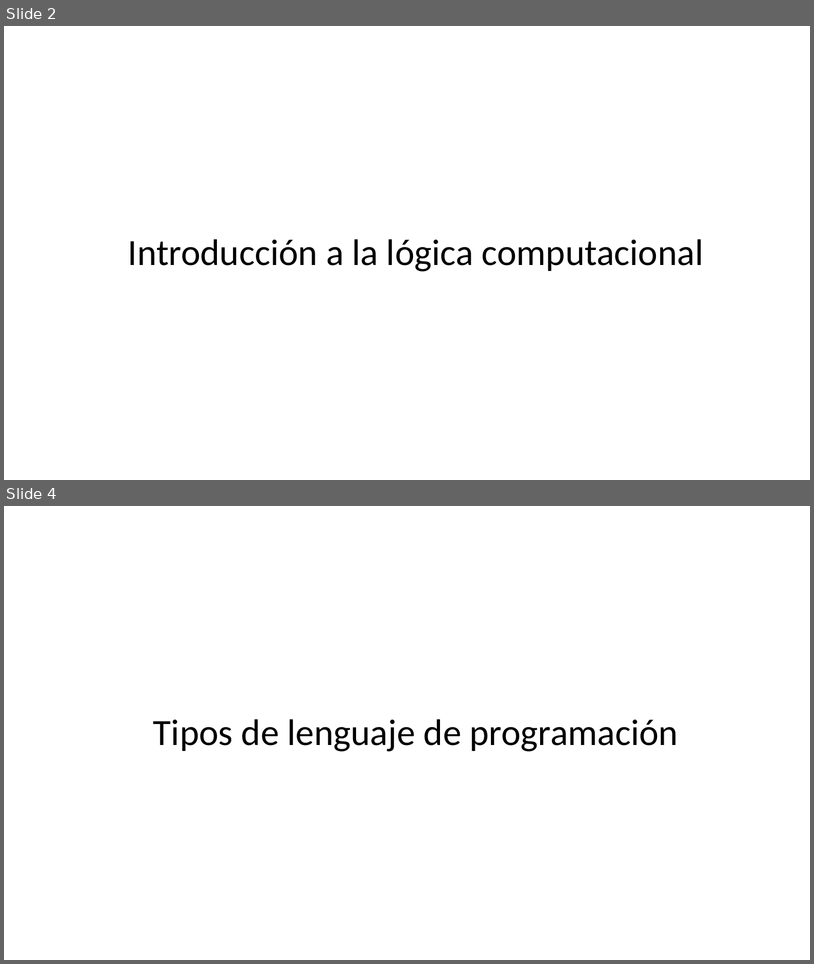
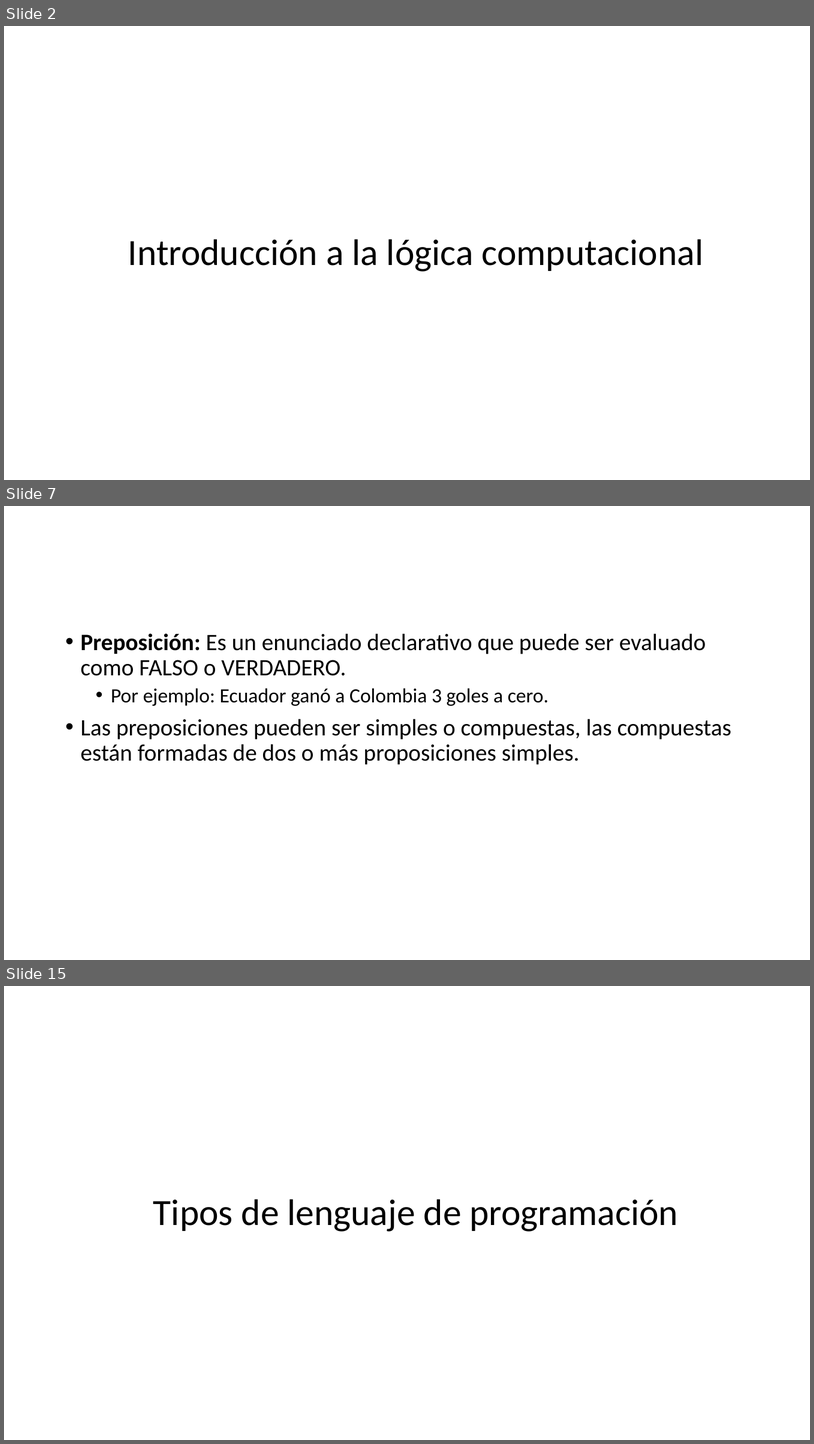
Before and after one commit to jcontrolresearch/StructuredProgramming, a slide deck: Slides/Chapter1-Overview/[1.1]Programming_Lenguages.pptx. Shown one above the other, each under a label of ours: slides 2 and 4 before the commit, slides 2, 7 and 15 after it; the slides between them are not shown. The pictures are 814x964 and 814x1444 pixels, drawn with LibreOffice and Linux fonts; fonts in the diff are those of the drawing. Boxes give left, top, right and bottom in pixels: in the first picture for what was removed or moved away, otherwise in the second. Text is boxed around its words. In the diff, an @@ line names an element or a change of style, - is before the commit and + after.

```diff
--- a/Slides/Chapter1-Overview/[1.1]Programming_Lenguages.pptx
+++ b/Slides/Chapter1-Overview/[1.1]Programming_Lenguages.pptx
@@ slide 7 added at <box>4,506,810,960</box>, background #FFFFFF @@
@@ text added at <box>81,633,732,765</box>, 28 pt, text #000000 @@
+• Preposición: Es un enunciado declarativo que puede ser evaluado como FALSO o VERDADERO.
+  • Por ejemplo: Ecuador ganó a Colombia 3 goles a cero.
+• Las preposiciones pueden ser simples o compuestas, las compuestas están formadas de dos o más proposiciones simples.
@@ what was slide 4 is now slide 15 @@
```
Also in this commit, not shown: 11 other slides added, 1 slide removed.
